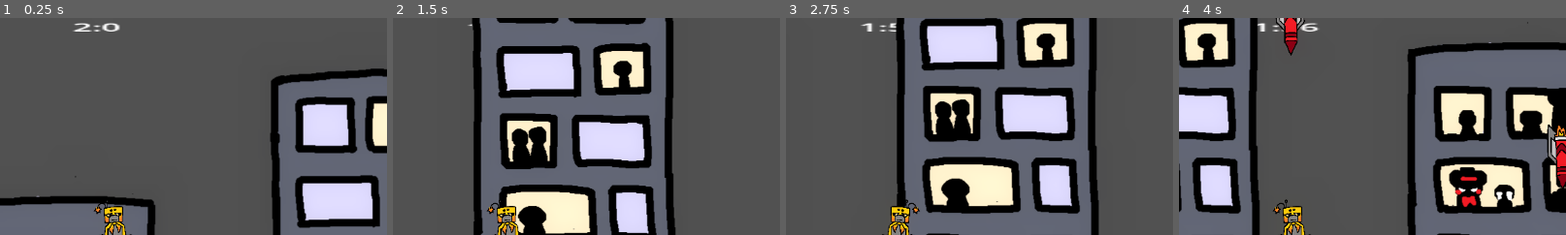
Above: before the commit, frames 1-4 (left to right).
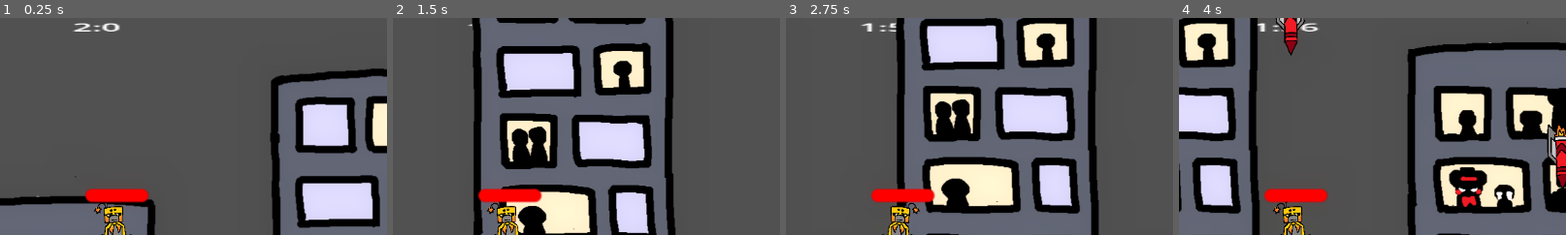
Above: after the commit, the same moments.

Repository: GeirlanthArchivest/oops--i-maybe-did-it-again
Game: Godot game, scene res://Scenes/main_level.tscn
The game is run twice, just before and just after one commit, with the same random seed, the same clock (stepped at 60 frames per second) and the same inputs. The engine's default icon, where the game draws it, is replaced by a stand-in: a white triangle on a blue panel in a dark square.
Inputs (mouse positions are % of the whole screen's width and height, from its top left):
- Up to frame 1 (0.25 s): no input
- Up to frame 2 (1.5 s): tap Enter (shoot) at 0.5, 1.35 s; move the mouse to (72, 45) at 0.52 s; hold Enter (shoot) 0.53-1.28 s; hold Right (move_right) from 0.53 s (still down); tap Space (jump) at 0.77 s; move the mouse to (30, 55) at 1.27 s
- Up to frame 3 (2.75 s): tap Space (jump) at 1.52 s; move the mouse to (60, 28) at 2.02 s; release Right (move_right) at 2.03 s; hold Left (move_left) from 2.03 s (still down); hold Enter (shoot) from 2.03 s (still down)
- Up to frame 4 (4 s): move the mouse to (45, 70) at 2.77 s; release Left (move_left) at 2.78 s; release Enter (shoot) at 2.78 s; hold Right (move_right) from 2.78 s (still down); tap Enter (shoot) at 2.85 s; tap Space (jump) at 3.02, 3.77 s; move the mouse to (80, 65) at 3.52 s; hold Enter (shoot) from 3.53 s (still down)
The pictures show only the part of the screen within x 35-85%, y 0-50%; the shares and areas given below are measured in that part.

The runs differ from the first frame. In frame 1, 1.1% of the frame differs, in the area x 21-39%, y 78-86%; in frame 2, 1.1%; in frame 3, 1.1%; in frame 4, 1.0%.

Commit message:
healthbar added

Diff:
--- a/oops!-i-maybe-did-it-again/Scenes/player.tscn
+++ b/oops!-i-maybe-did-it-again/Scenes/player.tscn
@@ -8,6 +8,14 @@
 
 [sub_resource type="CapsuleShape2D" id="CapsuleShape2D_6t5aa"]
 radius = 9.0
+
+[sub_resource type="StyleBoxFlat" id="StyleBoxFlat_cvnsp"]
+bg_color = Color(1, 0, 0, 1)
+corner_radius_top_left = 4
+corner_radius_top_right = 4
+corner_radius_bottom_right = 4
+corner_radius_bottom_left = 4
+corner_detail = 20
 
 [node name="Player" type="CharacterBody2D"]
 z_index = 2
@@ -32,5 +40,15 @@
 [node name="CollisionShape2D" type="CollisionShape2D" parent="Hitbox"]
 shape = SubResource("CapsuleShape2D_6t5aa")
 
+[node name="ProgressBar" type="ProgressBar" parent="."]
+offset_left = -15.333332
+offset_top = -23.0
+offset_right = 16.0
+offset_bottom = -16.666668
+theme_override_styles/fill = SubResource("StyleBoxFlat_cvnsp")
+max_value = 10.0
+value = 10.0
+show_percentage = false
+
 [connection signal="timeout" from="Fire_rate_timer" to="." method="_on_fire_rate_timer_timeout"]
 [connection signal="area_shape_entered" from="Hitbox" to="." method="_on_hitbox_area_shape_entered"]
--- a/oops!-i-maybe-did-it-again/Scripts/player.gd
+++ b/oops!-i-maybe-did-it-again/Scripts/player.gd
@@ -18,6 +18,8 @@
 	Global.player = null
 
 func _physics_process(delta: float) -> void:
+	$ProgressBar.value = health
+
 	#shooting stuff
 	if Input.is_action_pressed("shoot")  and Global.node_creation_parent != null and can_shoot:
 		fire()
Not shown: 1 places in oops!-i-maybe-did-it-again/Scenes/player.tscn that only renumber resources
